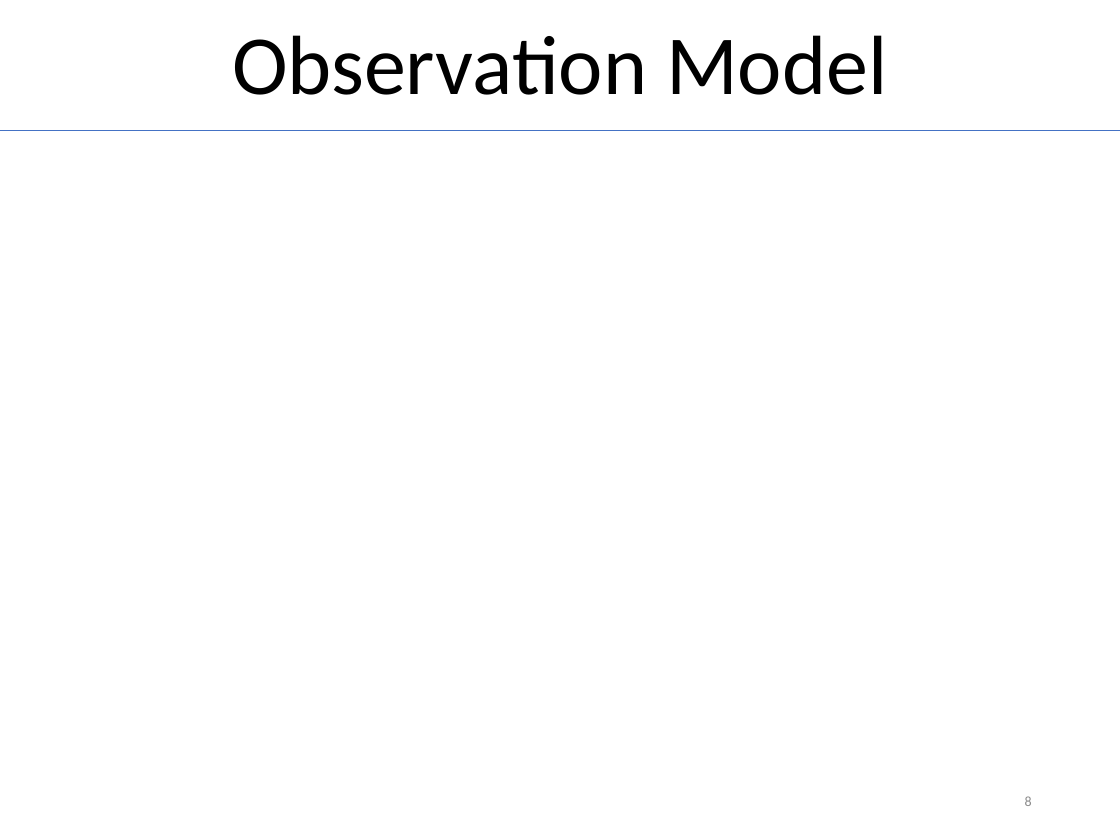
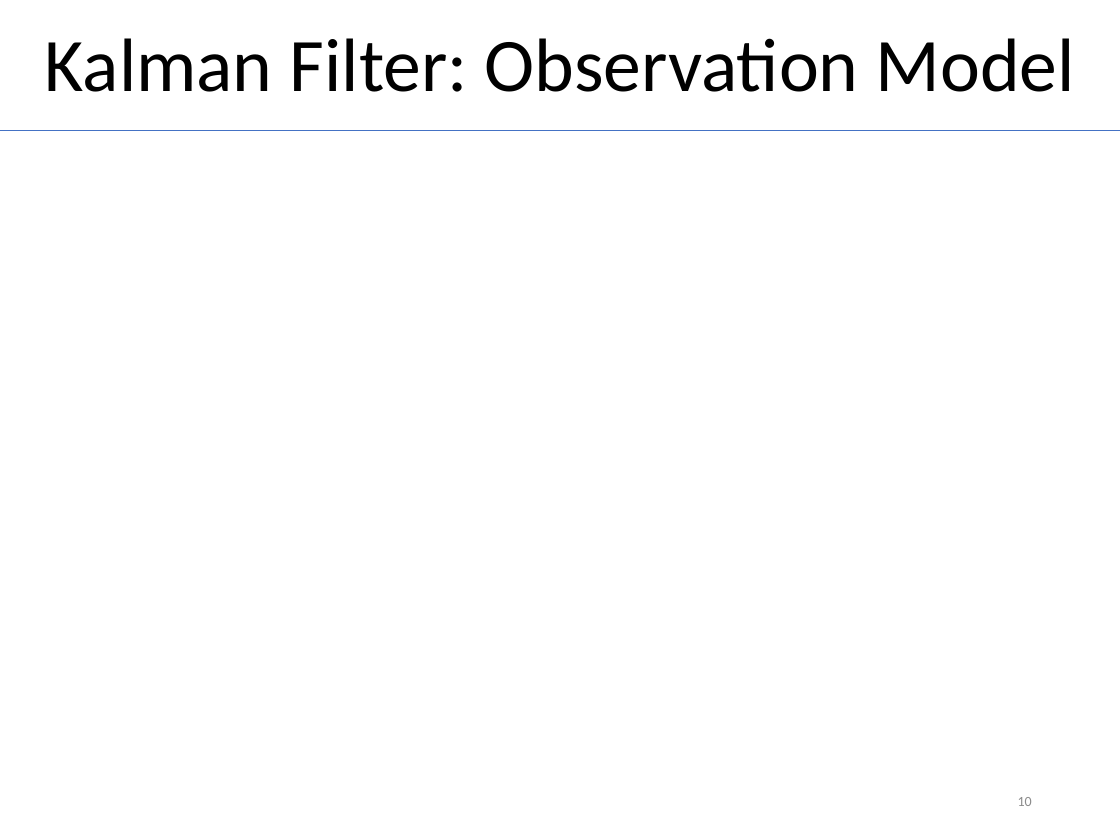
Before and after one commit to MichiHo/flocking, a slide deck: slide 10 of vortrag/ba_seminar_presentation.pptx (slide 8 before the commit). Drawn at 1120x840 pixels with LibreOffice and Linux fonts; fonts in the diff are those of the drawing; grey boxes stand for pictures. Boxes give left, top, right and bottom in pixels: in the first picture for what was removed or moved away, otherwise in the second. Text is boxed around its words. In the diff, an @@ line names an element or a change of style, - is before the commit and + after.

```diff
--- a/vortrag/ba_seminar_presentation.pptx
+++ b/vortrag/ba_seminar_presentation.pptx
@@ title at <box>45,38,1075,92</box>: text changed; size 54 to 48.6 pt @@
-Observation Model
+Kalman Filter: Observation Model
@@ page number at <box>1018,797,1032,806</box>: text changed @@
-8
+10
```
Also in this commit, not shown: 5 other slides changed, 6 slides added, 11 other files.
